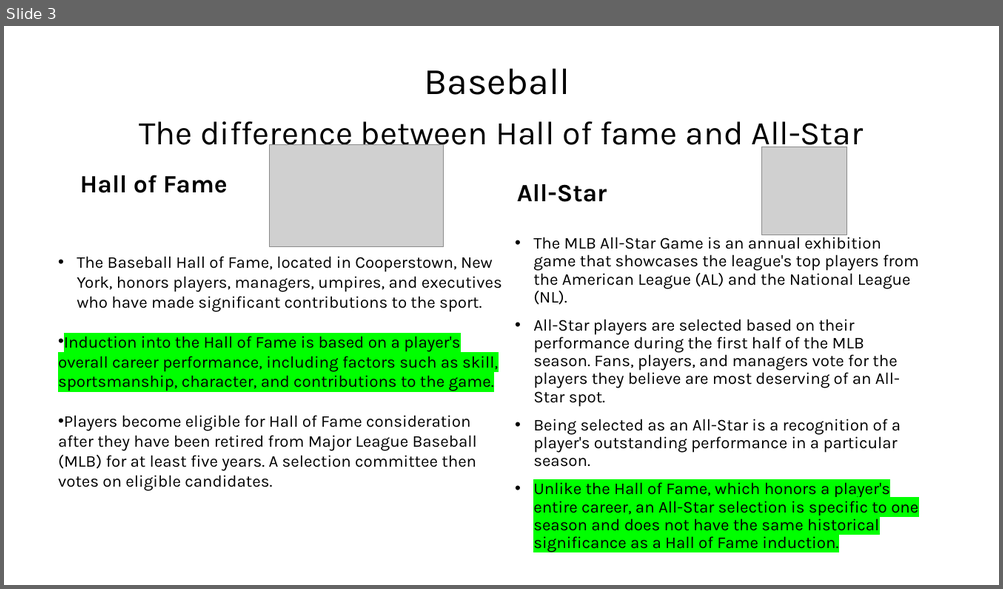
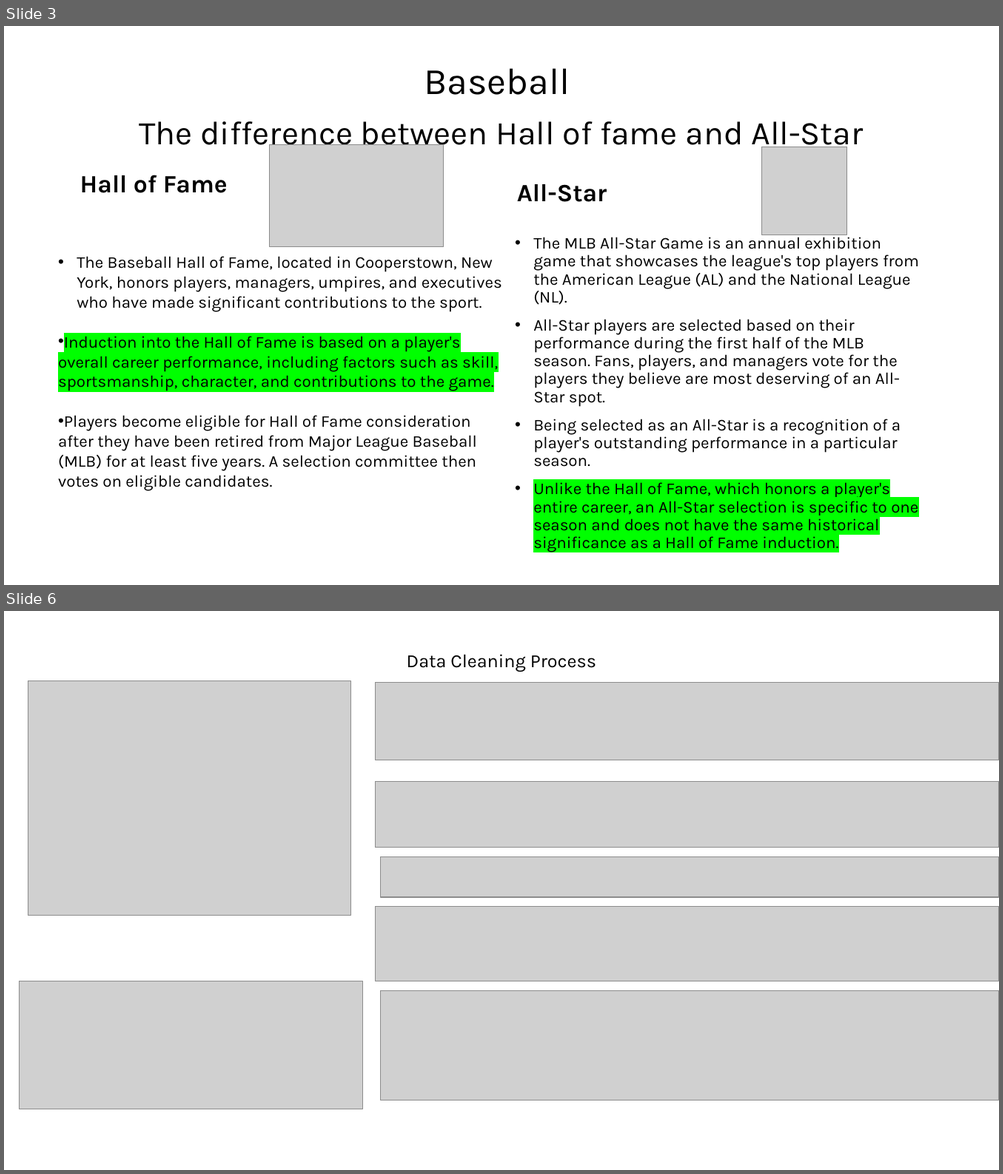
Before and after one commit to leeju09/Project-3-Baseball-, a slide deck: Presentation/Proect3_Group3.pptx. Shown one above the other, each under a label of ours: slide 3 before the commit, slides 3 and 6 after it; the slides between them are not shown. The pictures are 1003x589 and 1003x1174 pixels, drawn with LibreOffice and Linux fonts; fonts in the diff are those of the drawing; grey boxes stand for pictures. Boxes give left, top, right and bottom in pixels: in the first picture for what was removed or moved away, otherwise in the second. Text is boxed around its words. In the diff, an @@ line names an element or a change of style, - is before the commit and + after.

```diff
--- a/Presentation/Proect3_Group3.pptx
+++ b/Presentation/Proect3_Group3.pptx
@@ slide 6 added at [4,611,999,1170], background #FFFFFF @@
@@ text added at [407,654,596,672], 18 pt, text #000000 @@
+Data Cleaning Process
@@ picture added at [28,681,350,915] @@
@@ picture added at [375,683,999,760] @@
@@ picture added at [375,782,999,849] @@
@@ picture added at [380,857,999,897] @@
@@ picture added at [375,907,999,982] @@
@@ picture added at [20,982,363,1110] @@
@@ picture added at [380,991,999,1100] @@
```
Also in this commit, not shown: 1 slide changed, 4 other slides added, 1 slide removed.
